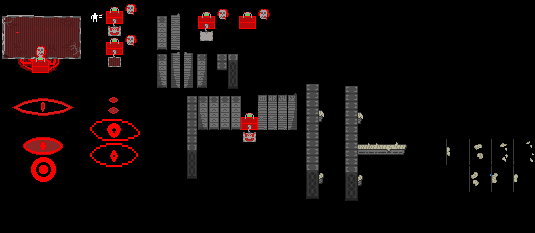
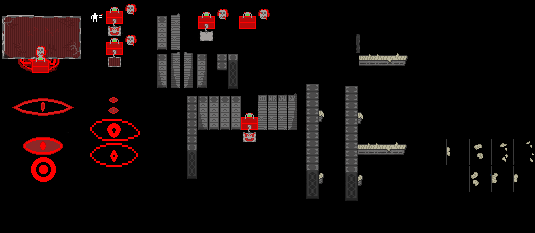
Layer changes from the first (535, 233) image to the second:
added layer "Слой 20" above "Слой 19" over [left=356, top=34, right=360, bottom=53]
added layer "Слой 19" above "Слой 18" over [left=359, top=53, right=408, bottom=66]
painted on "Слой 18" over [left=3, top=32, right=491, bottom=176]
